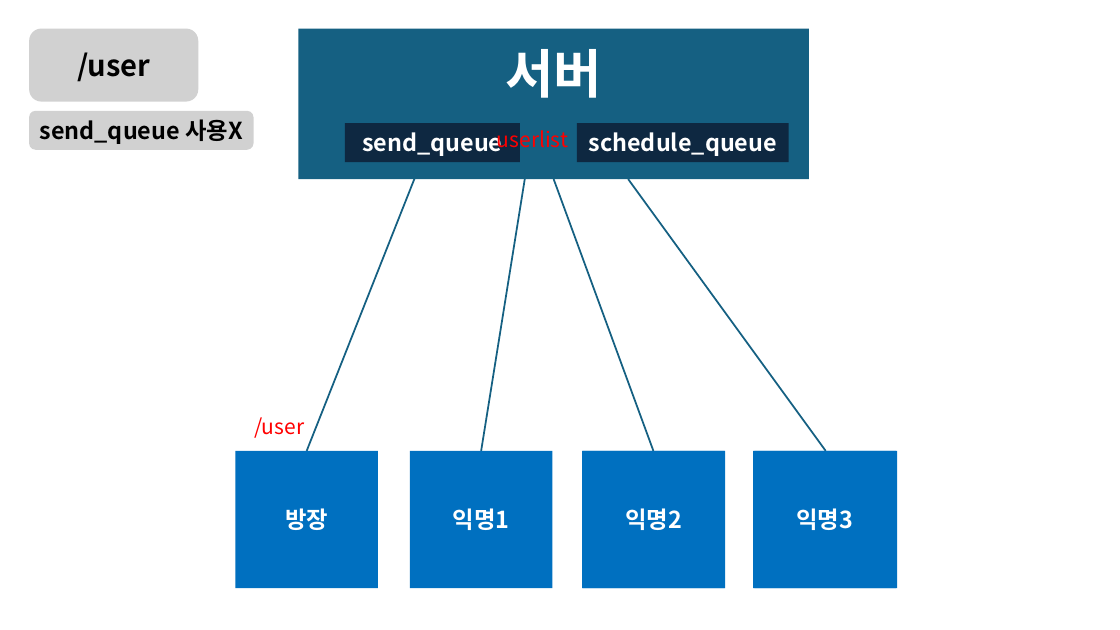
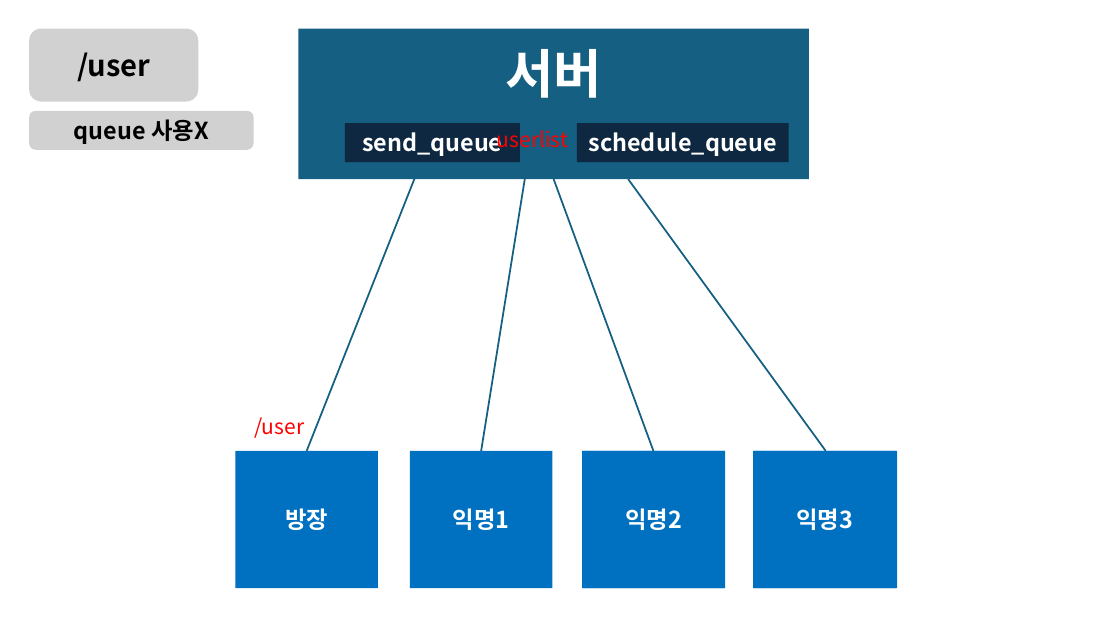
Before and after one commit to mino0427/G1HW5, a slide deck: slide 6 of 데통 발표자료.pptx (slide 7 before the commit). Drawn at 1120x630 pixels with LibreOffice and Linux fonts; fonts in the diff are those of the drawing. Boxes give left, top, right and bottom in pixels: in the first picture for what was removed or moved away, otherwise in the second. Text is boxed around its words. In the diff, an @@ line names an element or a change of style, - is before the commit and + after.

```diff
--- a/데통 발표자료.pptx
+++ b/데통 발표자료.pptx
@@ text in rounded rectangle at (74, 119, 209, 144): text changed @@
-send_queue 사용X
+queue 사용X
```
Also in this commit, not shown: 1 other slide changed, 1 slide removed, 5 other files.
